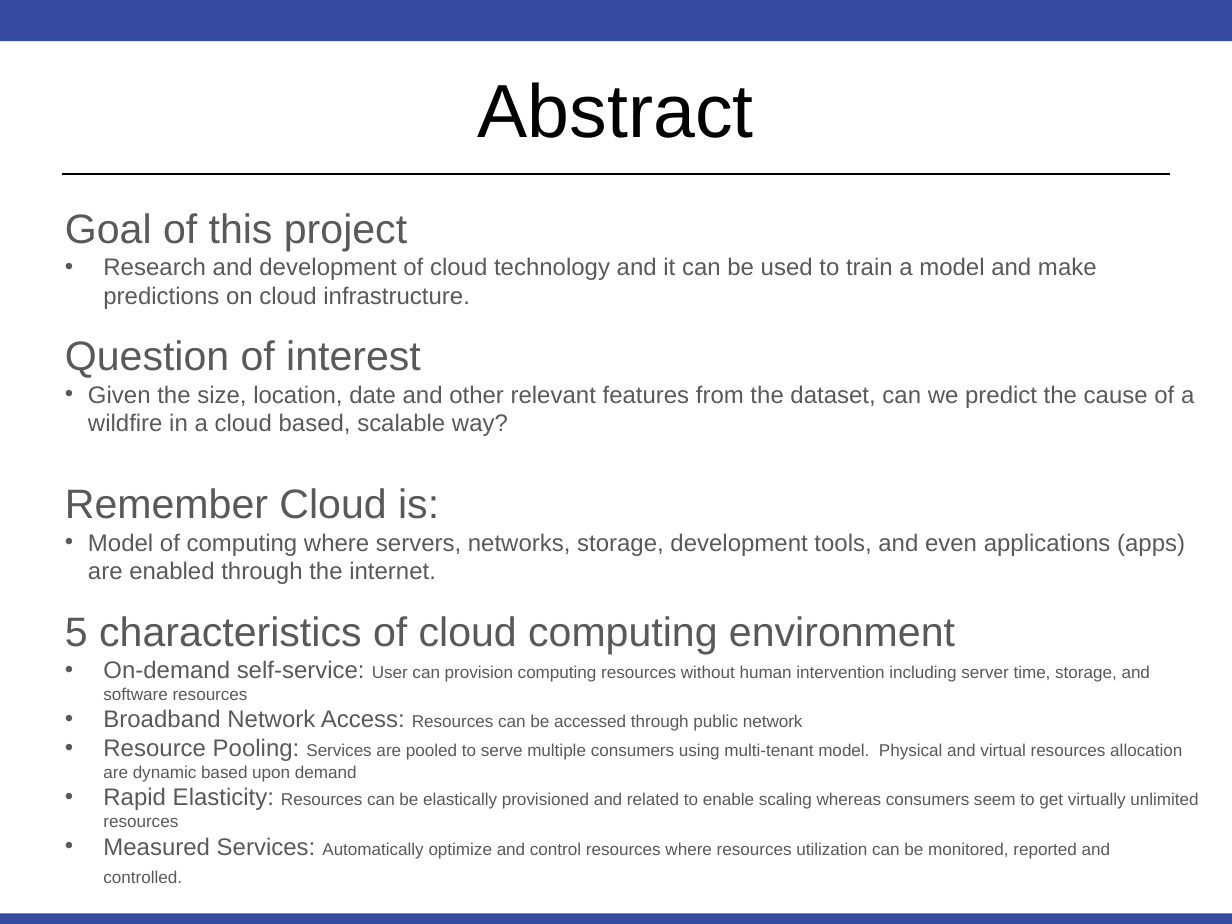
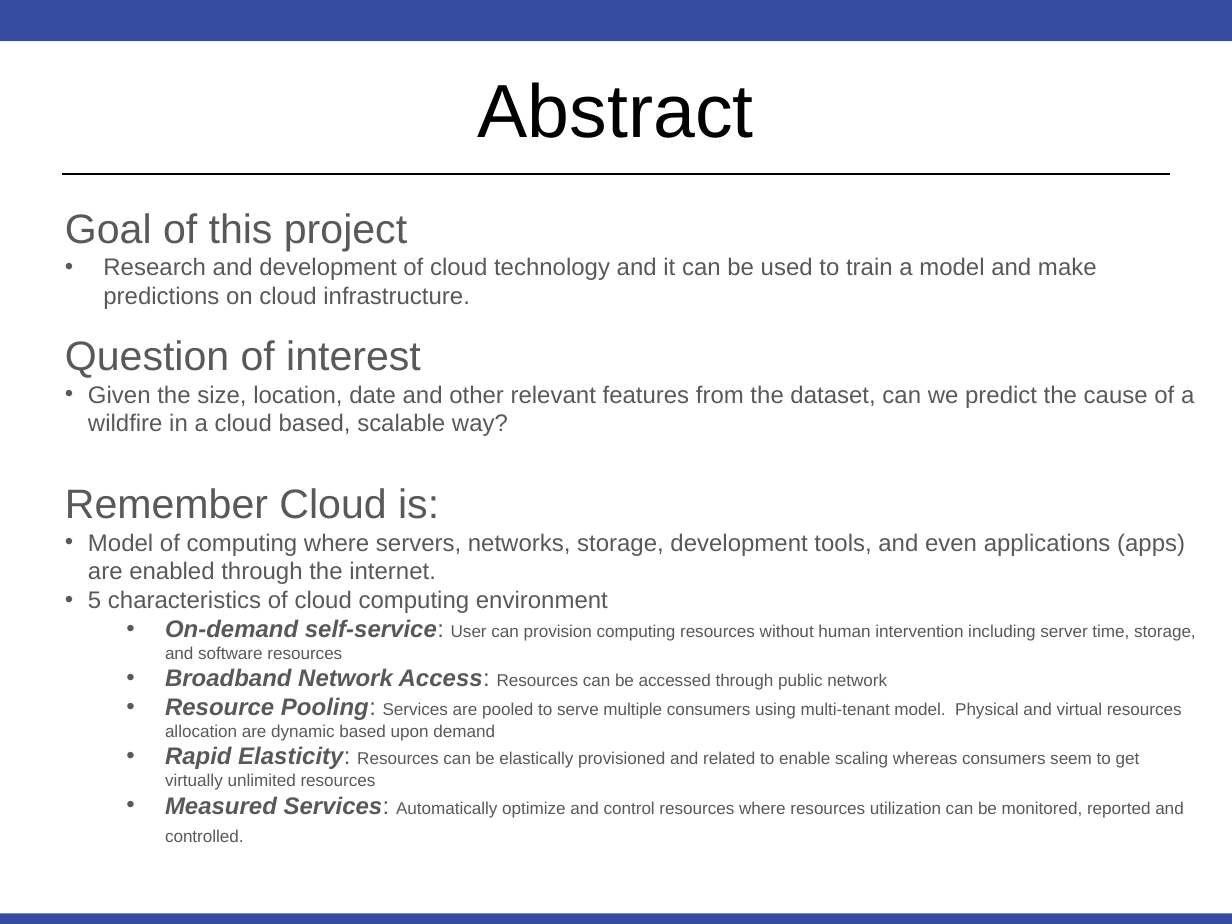
Before and after one commit to RobinsonCW/USWildfireAnalysis, a slide deck: slide 2 of presentation/DS7346_Cloud_Computing_Presentation_jrw.pptx. Drawn at 1232x924 pixels with LibreOffice and Linux fonts; fonts in the diff are those of the drawing. Boxes give left, top, right and bottom in pixels: in the first picture for what was removed or moved away, otherwise in the second. Text is boxed around its words. In the diff, an @@ line names an element or a change of style, - is before the commit and + after.

Commit message:
Updated jrw preso w/ latest changes

```diff
--- a/presentation/DS7346_Cloud_Computing_Presentation_jrw.pptx
+++ b/presentation/DS7346_Cloud_Computing_Presentation_jrw.pptx
@@ text at box(88, 590, 1196, 842): size 24 to 14 pt in "5 characteristics of cloud computing environment"; bold on, italic on in "On-demand self-service:", "Broadband Network Access:", "Resource Pooling:", "Rapid Elasticity:" and 1 more places; bullet none to •; list level 1 to 2 in "On-demand self-service: User can provision ..."; list level 1 to 2 in "Broadband Network Access: Resources can ..."; list level 1 to 2 in "Resource Pooling: Services are pooled ..."; list level 1 to 2 in "Rapid Elasticity: Resources can be ..."; list level 1 to 2 in "Measured Services: Automatically optimize and ..." @@
```
